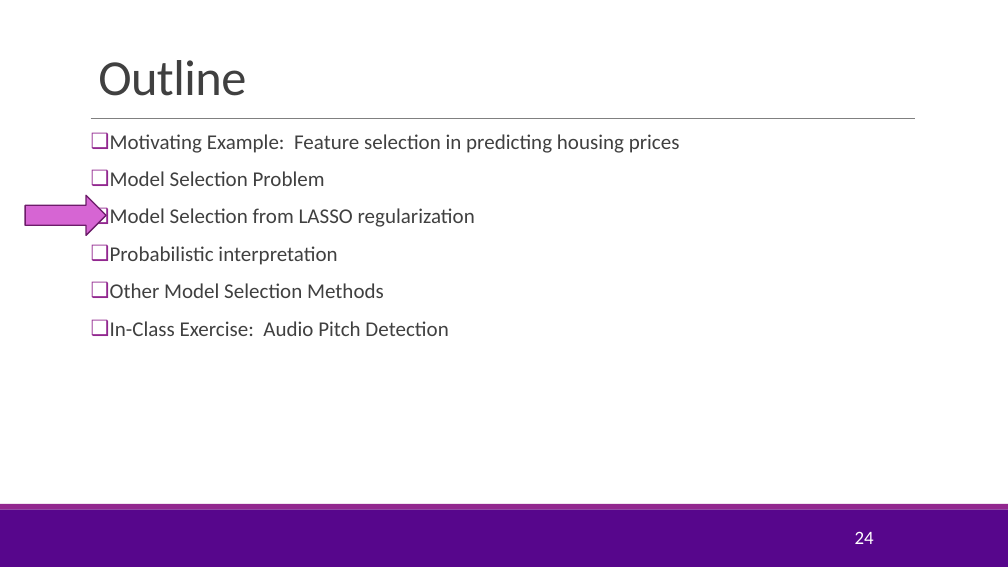
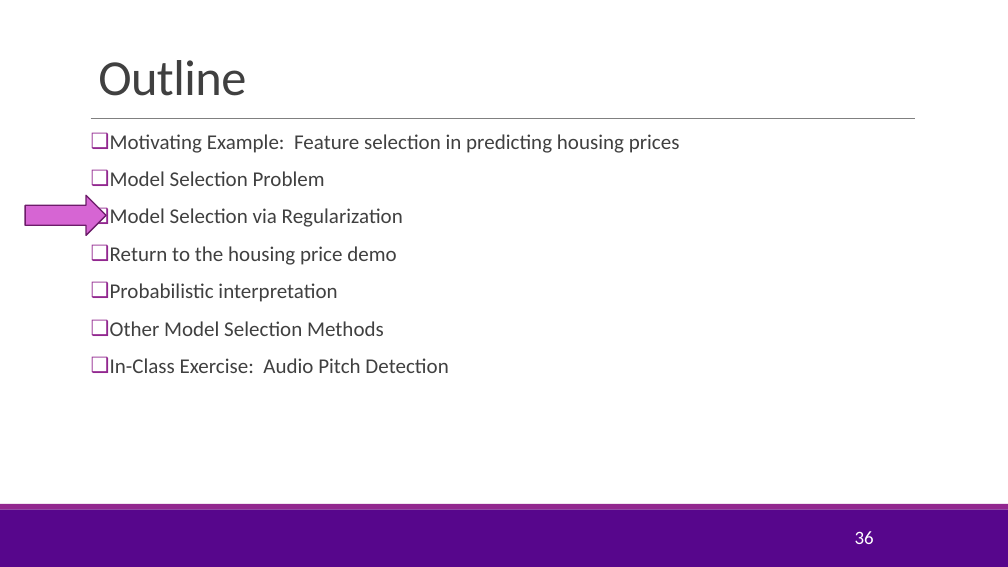
Before and after one commit to sdrangan/introml, a slide deck: slide 36 of lectures/Lect05_Lasso.pptx (slide 24 before the commit). Drawn at 1008x567 pixels with LibreOffice and Linux fonts; fonts in the diff are those of the drawing; background and template pictures are left out. Boxes give left, top, right and bottom in pixels: in the first picture for what was removed or moved away, otherwise in the second. Text is boxed around its words. In the diff, an @@ line names an element or a change of style, - is before the commit and + after.

```diff
--- a/lectures/Lect05_Lasso.pptx
+++ b/lectures/Lect05_Lasso.pptx
@@ text at <box>110,208,403,265</box>: text changed @@
-❑ Model Selection from LASSO regularization
+❑ Model Selection via Regularization
+❑ Return to the housing price demo
@@ page number at <box>855,531,874,544</box>: text changed @@
-24
+36
```
Also in this commit, not shown: 16 other slides changed, 4 slides added, 2 slides removed, 4 other files.
